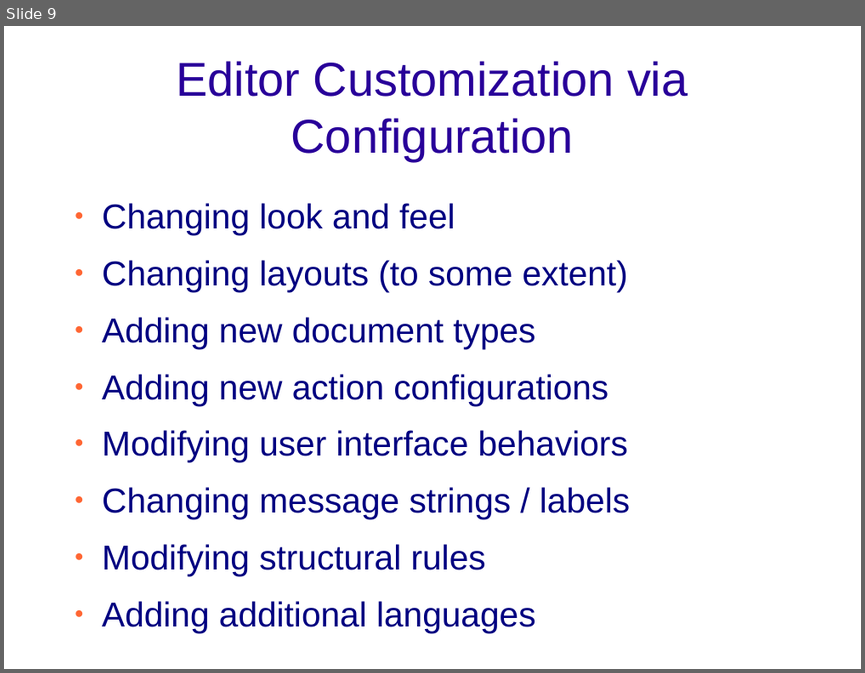
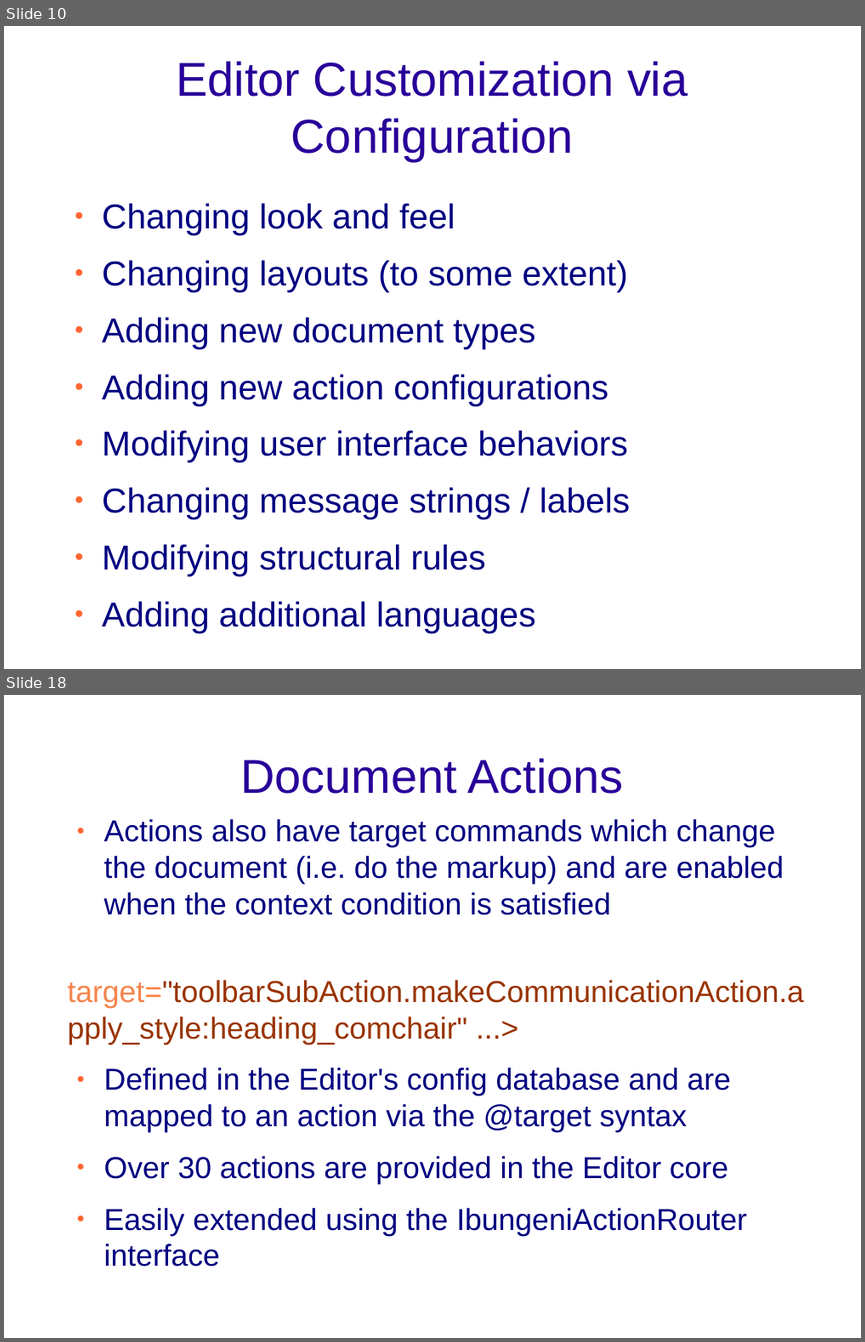
Before and after one commit to bungeni-org/bungeni-editor, a slide deck: documentation/presentations/technical_bungeni-editor.odp. Shown one above the other, each under a label of ours: slide 9 before the commit, slides 10 and 18 after it; the slides between them are not shown. The pictures are 865x673 and 865x1342 pixels, drawn with LibreOffice and Linux fonts; fonts in the diff are those of the drawing; background and template pictures are left out. Boxes give left, top, right and bottom in pixels: in the first picture for what was removed or moved away, otherwise in the second. Text is boxed around its words. In the diff, an @@ line names an element or a change of style, - is before the commit and + after.

```diff
--- a/documentation/presentations/technical_bungeni-editor.odp
+++ b/documentation/presentations/technical_bungeni-editor.odp
@@ slide 18 added at [4, 695, 861, 1338], background picture (left out) @@
@@ title added at [241, 758, 624, 794], 44 pt, text #280099 @@
+Document Actions
@@ text added at [68, 819, 804, 1266], 28 pt, text #000080 @@
+● Actions also have target commands which change the document (i.e. do the markup) and are enabled when the context condition is satisfied
+e.g. <action … target="toolbarSubAction.makeCommunicationAction.apply_style:heading_comchair" ...>
+● Defined in the Editor's config database and are mapped to an action via the @target syntax
+● Over 30 actions are provided in the Editor core
+● Easily extended using the IbungeniActionRouter interface
@@ what was slide 9 is now slide 10 @@
```
Also in this commit, not shown: 5 slides changed, 5 other slides added.
